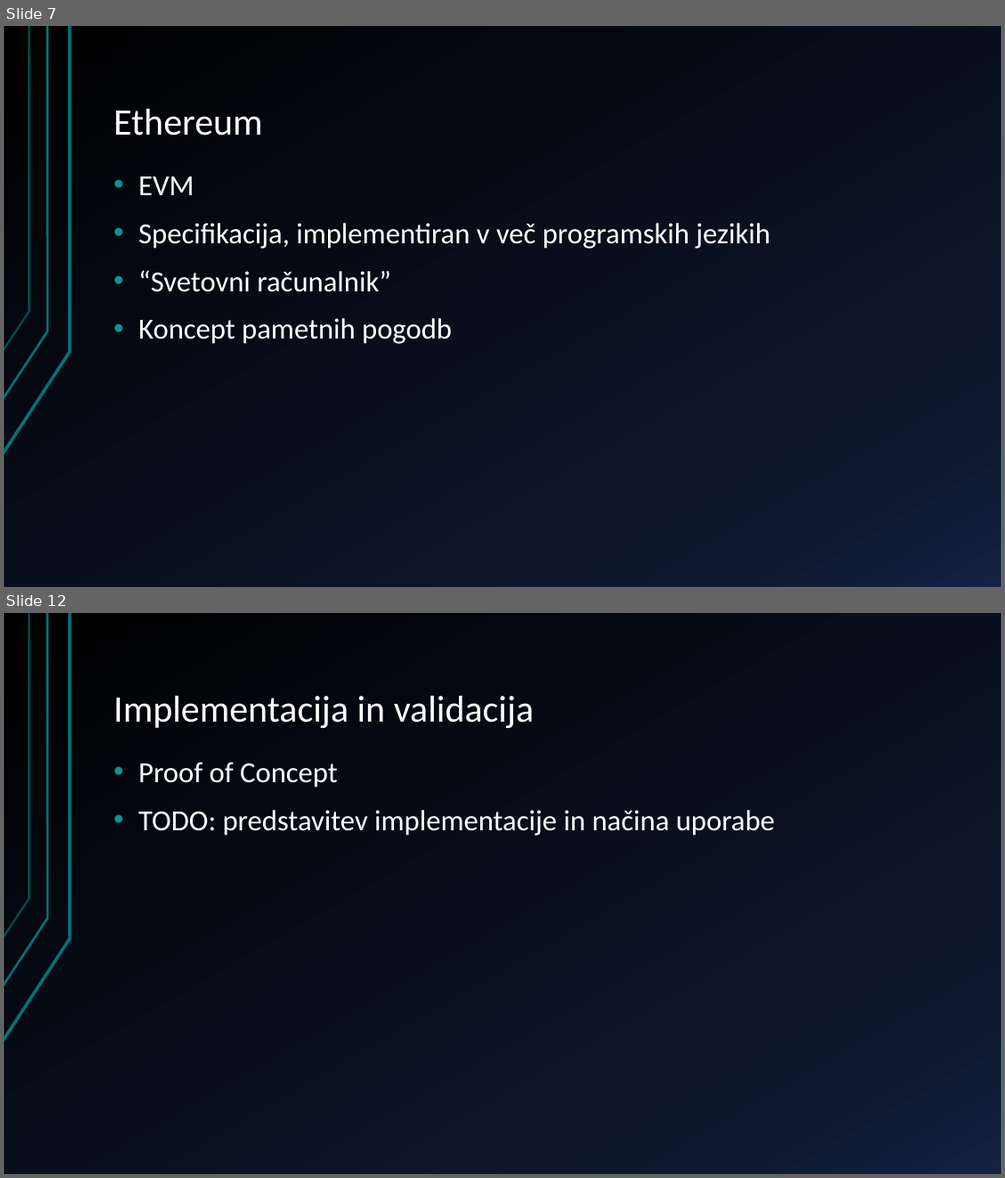
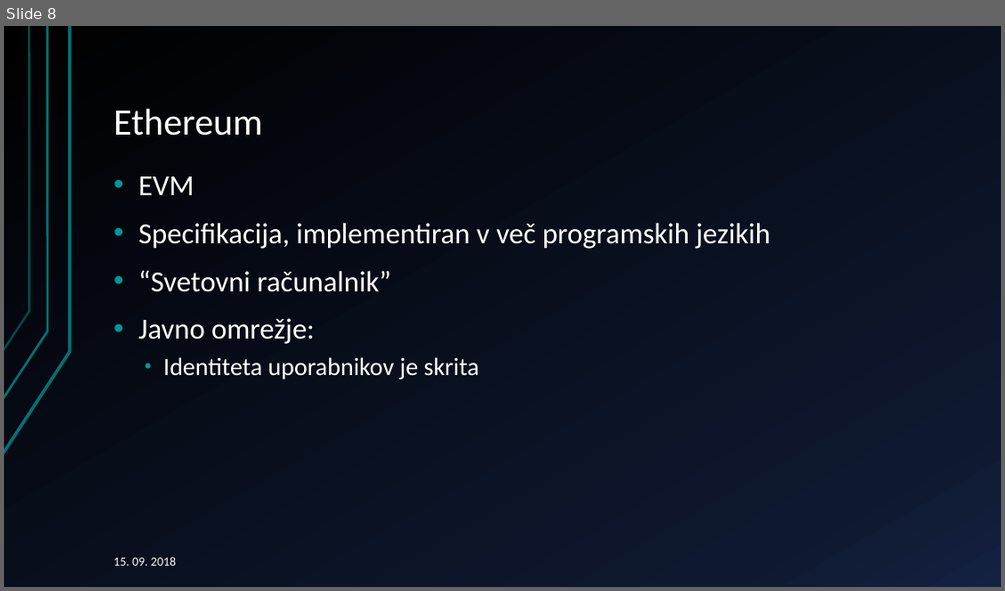
Before and after one commit to primozH/diploma, a slide deck: mikrostoritve decentralizacija.pptx. Shown one above the other, each under a label of ours: slides 7 and 12 before the commit, slide 8 after it; the slides between them are not shown. The pictures are 1005x1178 and 1005x591 pixels, drawn with LibreOffice and Linux fonts; fonts in the diff are those of the drawing. Boxes give left, top, right and bottom in pixels: in the first picture for what was removed or moved away, otherwise in the second. Text is boxed around its words. In the diff, an @@ line names an element or a change of style, - is before the commit and + after.

```diff
--- a/mikrostoritve decentralizacija.pptx
+++ b/mikrostoritve decentralizacija.pptx
@@ slide 12 removed at (4,613,1001,1174), background gradient #000000 to #0F1931 to #142242; not listed: 3 template elements that a slide beside it also shows @@
@@ title removed at (113,696,534,729) @@
-Implementacija in validacija
@@ text removed at (138,762,775,835) @@
-• Proof of Concept
-• TODO: predstavitev implementacije in načina uporabe
@@ what was slide 7 is now slide 8 @@
@@ slide 8 changed as well @@
@@ text at (138,318,479,379): text changed; size 28 to 24 pt @@
-• Koncept pametnih pogodb
+• Javno omrežje:
+  • Identiteta uporabnikov je skrita
@@ text added at (113,556,176,565), 12 pt, text #FFFFFF @@
+15. 09. 2018
```
Also in this commit, not shown: 8 other slides changed, 6 slides added, 3 other slides removed.
